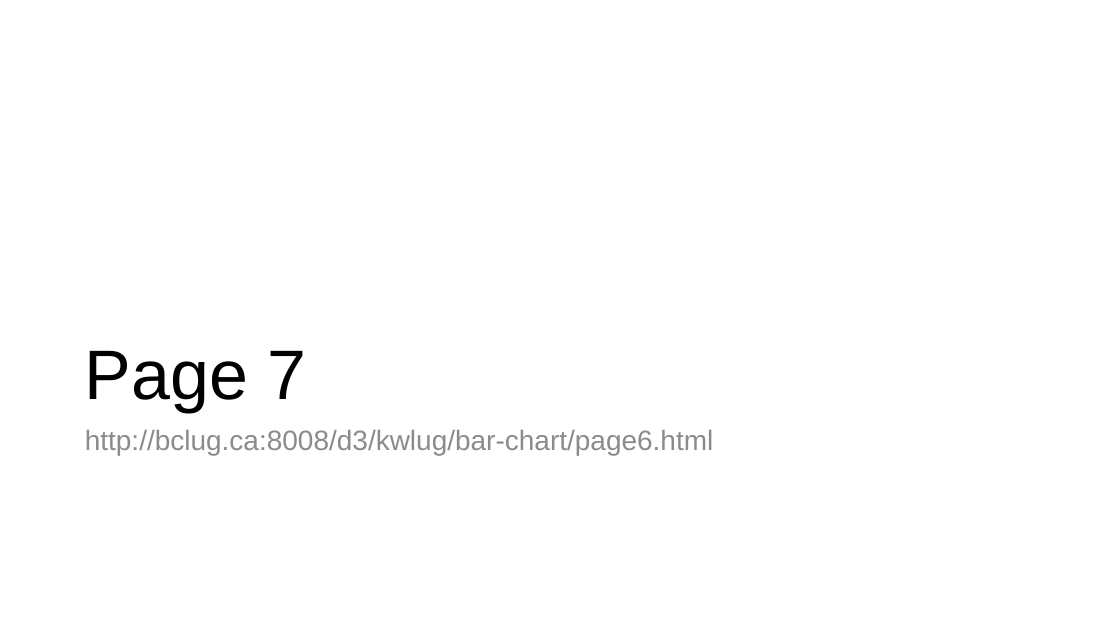
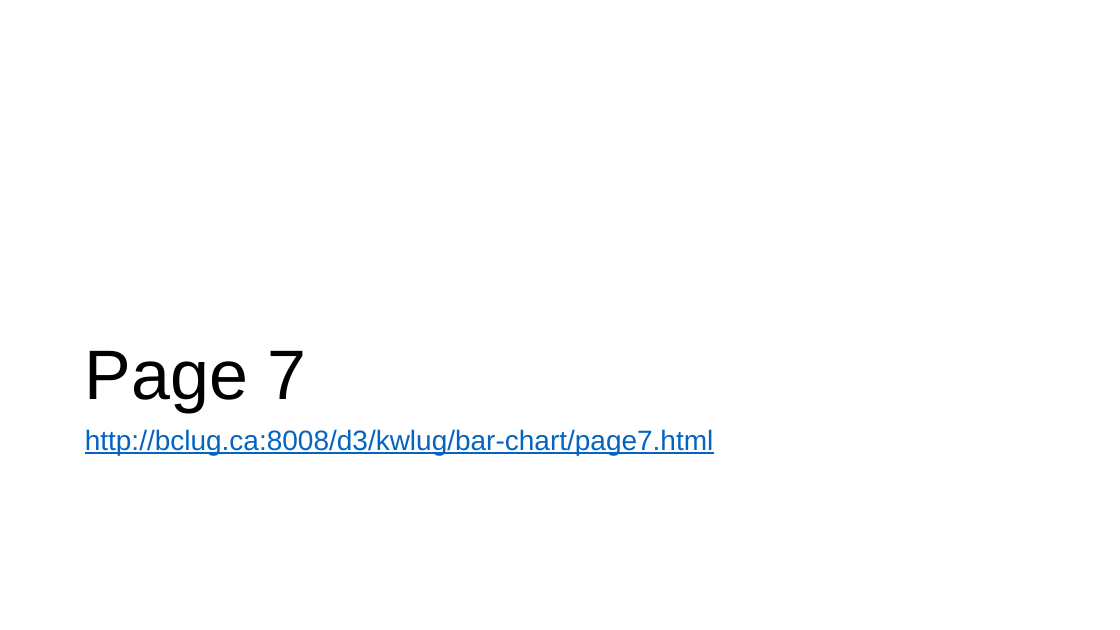
Before and after one commit to RonaldBarnes/d3-bar-chart-kwlug, a slide deck: slide 23 of BarChart Slideshow 2.pptx (slide 21 before the commit). Drawn at 1120x630 pixels with LibreOffice and Linux fonts; fonts in the diff are those of the drawing. Boxes give left, top, right and bottom in pixels: in the first picture for what was removed or moved away, otherwise in the second. Text is boxed around its words. In the diff, an @@ line names an element or a change of style, - is before the commit and + after.

```diff
--- a/BarChart Slideshow 2.pptx
+++ b/BarChart Slideshow 2.pptx
@@ text at (85, 429, 714, 455): text changed; text colour #8C8C8C to #0563C1 @@
-http://bclug.ca:8008/d3/kwlug/bar-chart/page6.html
+http://bclug.ca:8008/d3/kwlug/bar-chart/page7.html
```
Also in this commit, not shown: 14 other slides changed, 2 slides added, 2 other files.
